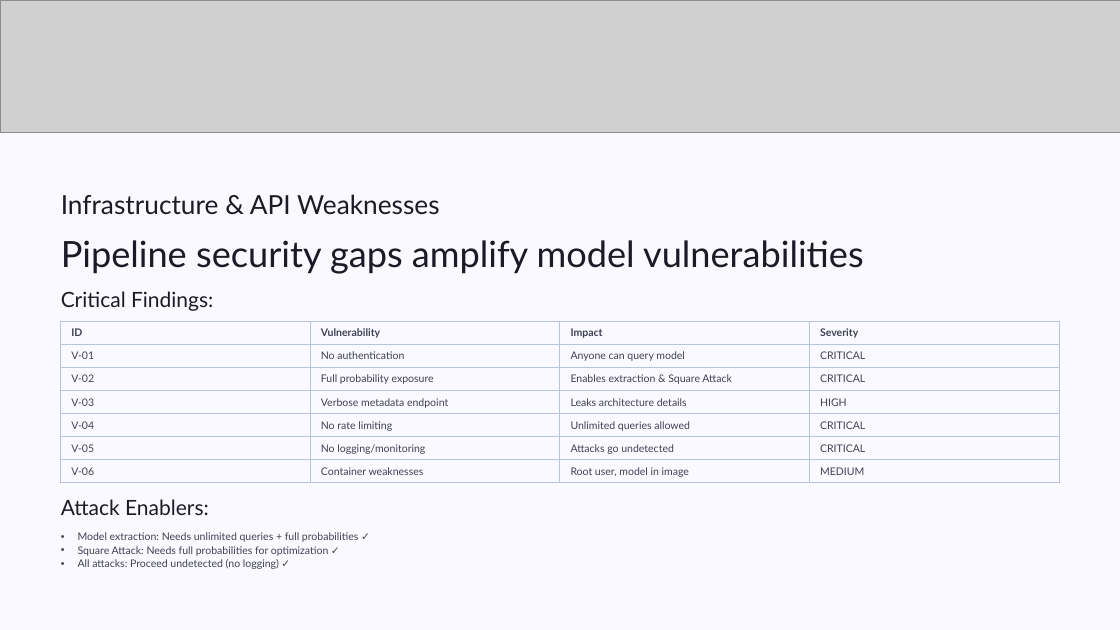
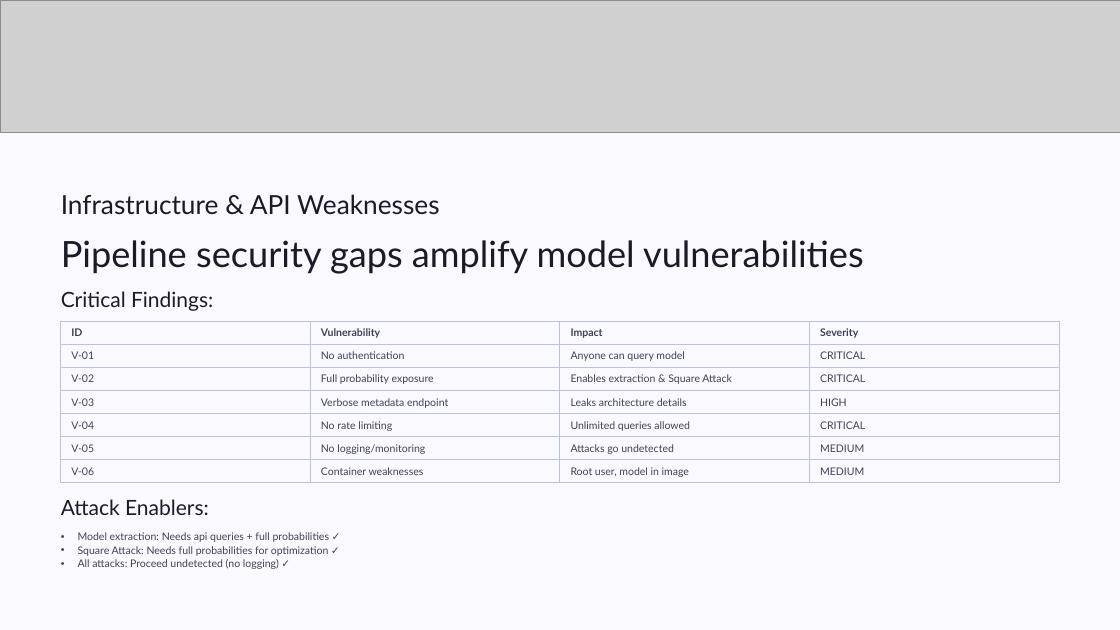
Before and after one commit to Tewodros-Tilahun-01/task-01, a slide deck: slide 14 of docs/AI-Security-Red-Team-Assessment.pptx. Drawn at 1120x630 pixels with LibreOffice and Linux fonts; fonts in the diff are those of the drawing; grey boxes stand for pictures; background and template pictures are left out. Boxes give left, top, right and bottom in pixels: in the first picture for what was removed or moved away, otherwise in the second. Text is boxed around its words. In the diff, an @@ line names an element or a change of style, - is before the commit and + after.

```diff
--- a/docs/AI-Security-Red-Team-Assessment.pptx
+++ b/docs/AI-Security-Red-Team-Assessment.pptx
@@ table at [60,322,1059,483] @@
-row 6, column 4: CRITICAL
+row 6, column 4: MEDIUM
@@ text at [78,532,330,542]: text changed @@
-• Model extraction: Needs unlimited queries + full probabilities ✓
+• Model extraction: Needs api queries + full probabilities ✓
```
Also in this commit, not shown: 4 other slides changed.
